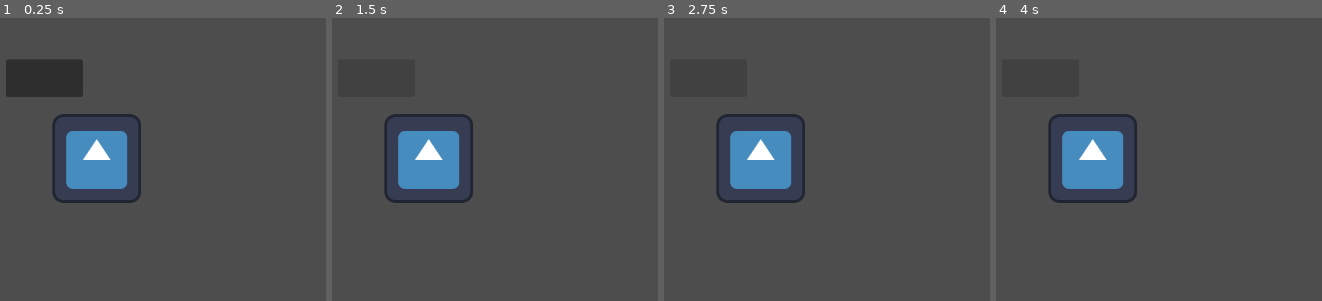
Above: before the commit, frames 1-4 (left to right).
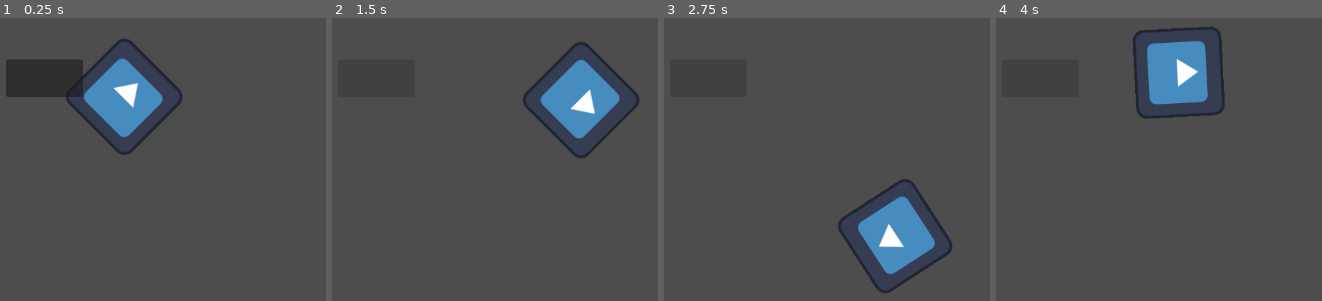
Above: after the commit, the same moments.

Repository: ShayLuan/GameDevTest
Game: Godot game, scene res://Example1World/example_1_world.tscn
Same seed, same stepped clock (60 frames per second), same inputs: the game is played once before the commit and once after it. Before the commit the project has no main scene; this scene is started directly in both runs. The engine's default icon, where the game draws it, is replaced by a stand-in: a white triangle on a blue panel in a dark square.
Inputs (mouse positions are in pixels of both pictures, inside the frame that each line leads up to):
- Up to frame 1 (0.25 s): no input
- Up to frame 2 (1.5 s): click (377, 77) at 0.5 s; click (377, 77) at 1.25 s
- Up to frame 3 (2.75 s): click (709, 77) at 2 s
- Up to frame 4 (4 s): tap Enter at 2.75 s

The runs differ from the first frame. In frame 1, 9.5% of the frame differs, in the area x 15-56%, y 7-66%; in frame 2, 9.9%; in frame 3, 10%, in the area x 15-89%, y 33-98%; in frame 4, 10%.

Commit message:
button signal to stop

Diff:
--- a/Signals/signals/Example1World/example_1_world.tscn
+++ b/Signals/signals/Example1World/example_1_world.tscn
@@ -17,3 +17,5 @@
 offset_top = 259.0
 offset_right = 529.0
 offset_bottom = 313.0
+
+[connection signal="pressed" from="Button" to="Sprite2D" method="_on_button_pressed"]
--- a/Signals/signals/Example1World/sprite_2d.gd
+++ b/Signals/signals/Example1World/sprite_2d.gd
@@ -4,11 +4,20 @@
 var angular_speed = PI
 var toggled_on = true
 
-# Called when the node enters the scene tree for the first time.
-func _ready() -> void:
-	pass # Replace with function body.
+## Called when the node enters the scene tree for the first time.
+#func _ready() -> void:
+	#pass # Replace with function body.
 
+func toggle() -> void:
+	toggled_on = !toggled_on
 
 # Called every frame. 'delta' is the elapsed time since the previous frame.
 func _process(delta: float) -> void:
-	pass
+	if toggled_on:
+		rotation += angular_speed * delta
+		var velocity = Vector2.UP.rotated(rotation) * speed
+		position += velocity * delta
+
+
+func _on_button_pressed() -> void:
+	toggle()
--- a/Signals/signals/project.godot
+++ b/Signals/signals/project.godot
@@ -11,6 +11,7 @@
 [application]
 
 config/name="Signals"
+run/main_scene="uid://dbcqaytogsgeq"
 config/features=PackedStringArray("4.6", "Mobile")
 config/icon="res://icon.svg"
 
